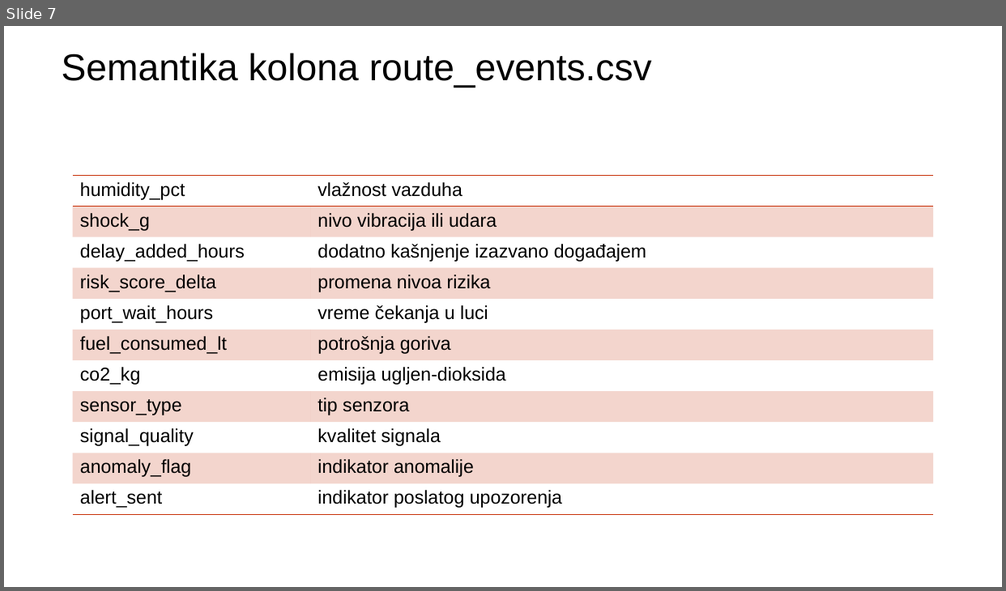
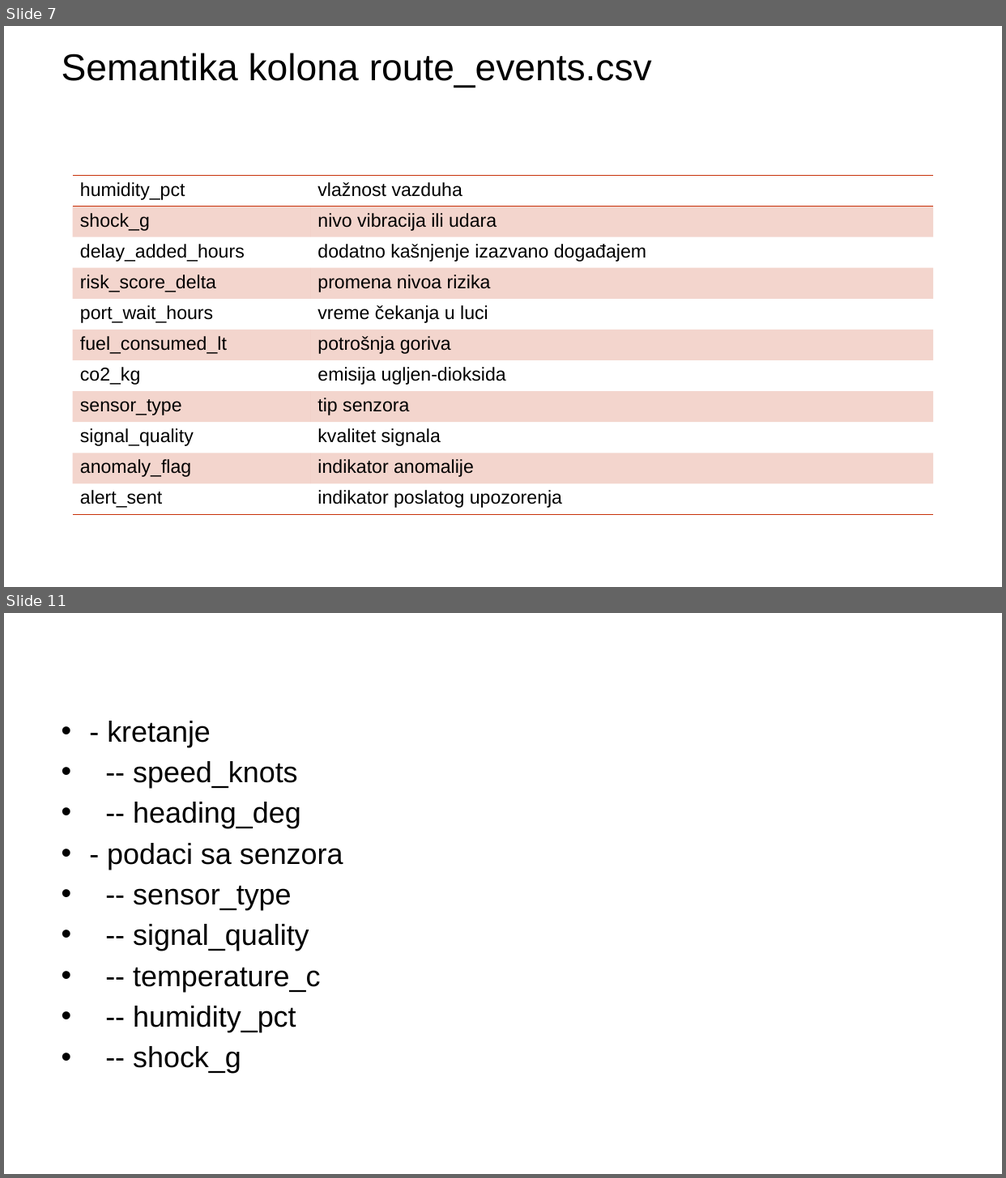
Before and after one commit to annaopi/sbp-projekat, a slide deck: Analiza pametne logistike globalnog uvoza (1).pptx. Shown one above the other, each under a label of ours: slide 7 before the commit, slides 7 and 11 after it; the slides between them are not shown. The pictures are 1006x591 and 1006x1178 pixels, drawn with LibreOffice and Linux fonts; fonts in the diff are those of the drawing; background and template pictures are left out. Boxes give left, top, right and bottom in pixels: in the first picture for what was removed or moved away, otherwise in the second. Text is boxed around its words. In the diff, an @@ line names an element or a change of style, - is before the commit and + after.

```diff
--- a/Analiza pametne logistike globalnog uvoza (1).pptx
+++ b/Analiza pametne logistike globalnog uvoza (1).pptx
@@ slide 11 added at bbox=[4, 613, 1002, 1174], background picture (left out) @@
@@ text added at bbox=[107, 721, 343, 1073], 28 pt, text #000000 @@
+• - kretanje
+• -- speed_knots
+• -- heading_deg
+• - podaci sa senzora
+• -- sensor_type
+• -- signal_quality
+• -- temperature_c
+• -- humidity_pct
+• -- shock_g
```
Also in this commit, not shown: 2 slides changed, 10 other slides added.
